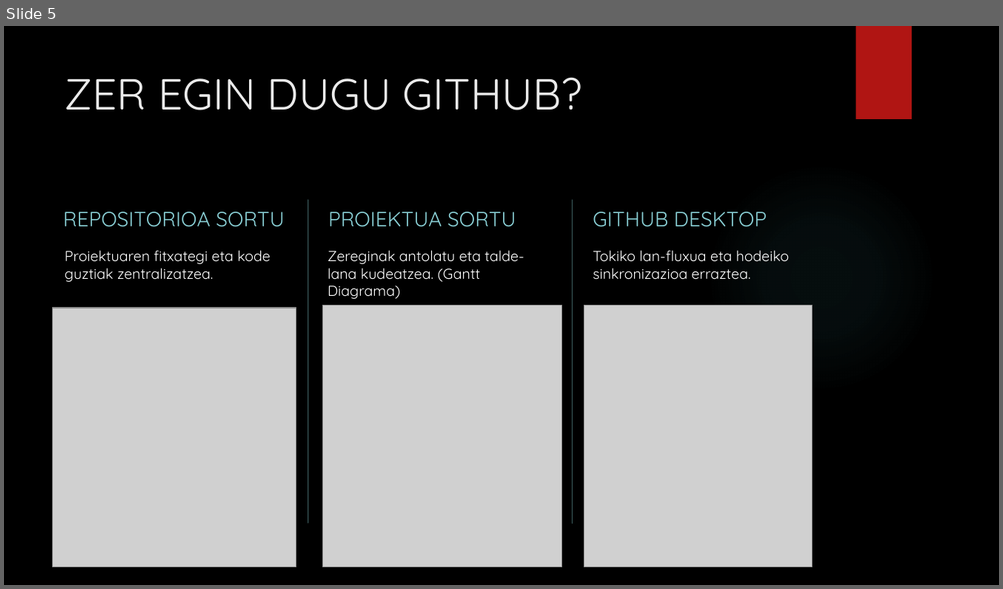
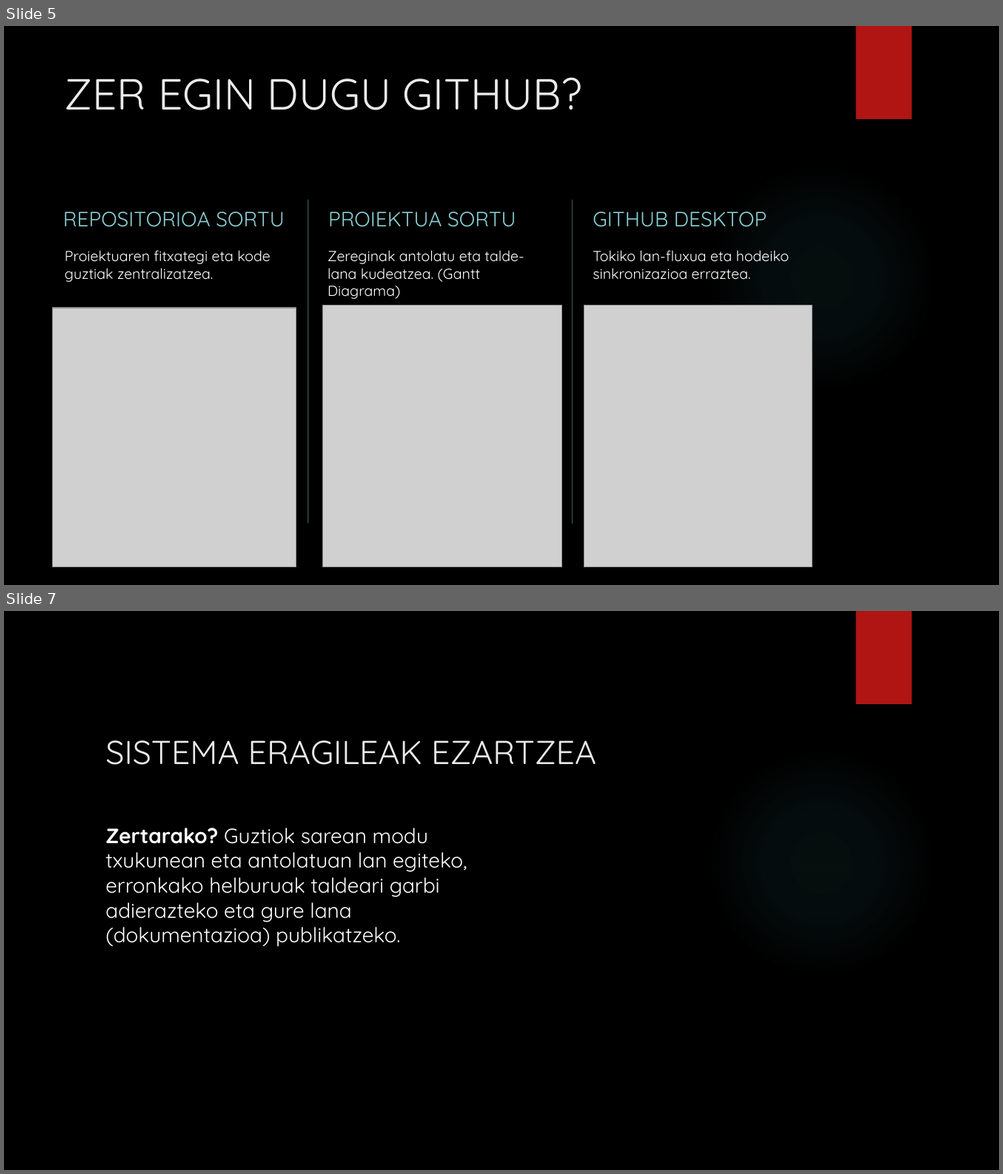
Before and after one commit to aldalurxabier-cmyk/1.-Erronka, a slide deck: Aurkezpena/1.Erronka Aurkezpena.pptx. Shown one above the other, each under a label of ours: slide 5 before the commit, slides 5 and 7 after it; the slides between them are not shown. The pictures are 1003x589 and 1003x1174 pixels, drawn with LibreOffice and Linux fonts; fonts in the diff are those of the drawing; grey boxes stand for pictures; background and template pictures are left out. Boxes give left, top, right and bottom in pixels: in the first picture for what was removed or moved away, otherwise in the second. Text is boxed around its words. In the diff, an @@ line names an element or a change of style, - is before the commit and + after.

```diff
--- a/Aurkezpena/1.Erronka Aurkezpena.pptx
+++ b/Aurkezpena/1.Erronka Aurkezpena.pptx
@@ slide 7 added at [4, 611, 999, 1170], background picture (left out); not listed: 2 template elements that a slide beside it also shows @@
@@ title added at [105, 741, 596, 765], 32 pt, text #EBEBEB @@
+SISTEMA ERAGILEAK EZARTZEA
@@ text added at [105, 828, 466, 947], 20 pt, text #FFFFFF @@
+Zertarako? Guztiok sarean modu txukunean eta antolatuan lan egiteko, erronkako helburuak taldeari garbi adierazteko eta gure lana (dokumentazioa) publikatzeko.
```
Also in this commit, not shown: 1 slide changed, 1 other slide added.
